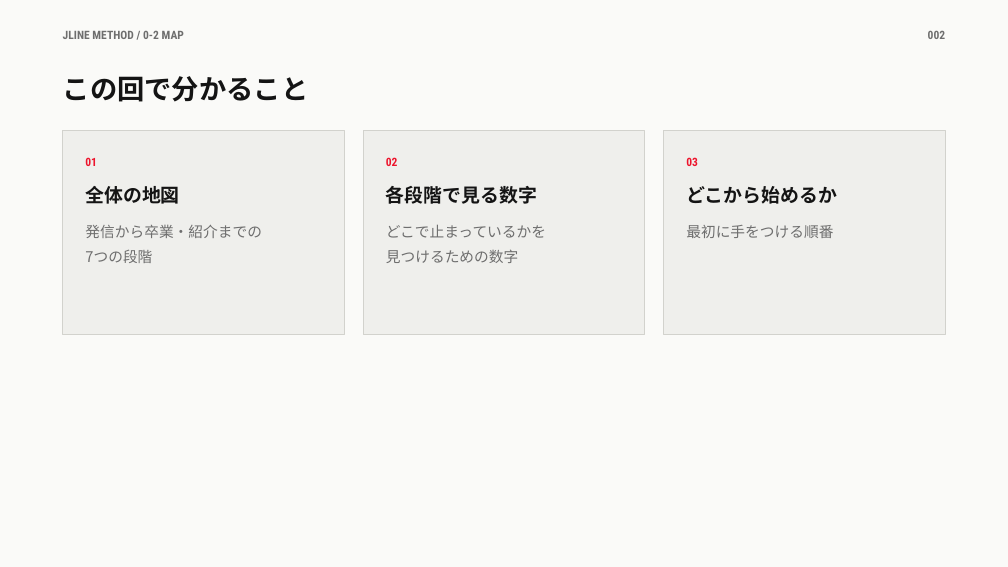
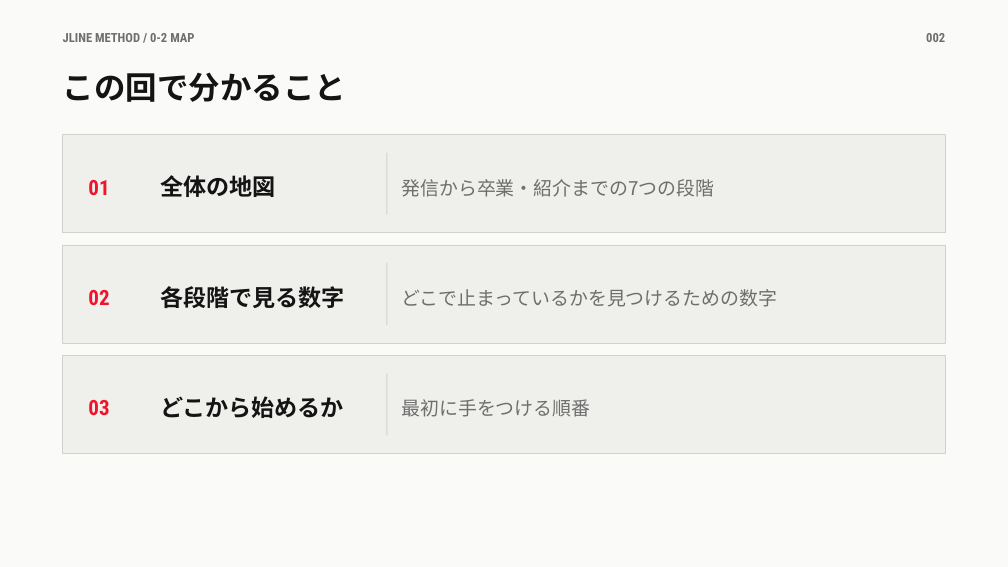
Before and after one commit to takafumisuzuki1117-sys/takafumi_suzuki, a slide deck: slide 2 of JLINEメソッド/教材/0章/0-2_全体の地図.pptx. Drawn at 1008x567 pixels with LibreOffice and Linux fonts; fonts in the diff are those of the drawing. Boxes give left, top, right and bottom in pixels: in the first picture for what was removed or moved away, otherwise in the second. Text is boxed around its words. In the diff, an @@ line names an element or a change of style, - is before the commit and + after.

```diff
--- a/JLINEメソッド/教材/0章/0-2_全体の地図.pptx
+++ b/JLINEメソッド/教材/0章/0-2_全体の地図.pptx
@@ text "JLINE METHOD / 0-2 MAP" at [63,33,194,42]: size 11 to 12 pt @@
@@ text "002" at [926,33,945,42]: size 11 to 12 pt @@
@@ text "この回で分かること" at [63,72,346,102]: size 26 to 30 pt; line spacing 1.25 to 1.2 @@
@@ rectangle: place and size @@
-rectangle at [63,131,344,335]
+rectangle at [63,135,945,233]
@@ text "01": place and size @@
-text "01" at [85,157,97,166]
+text "01" at [88,180,109,195]
@@ text "全体の地図": place and size @@
-text "全体の地図" at [85,186,180,204]
+text "全体の地図" at [160,175,275,197]
@@ text "発信から卒業・紹介までの7つの段階" at [401,179,714,197]: vertical alignment top to middle @@
@@ rectangle removed at [664,131,945,335] @@
@@ rectangle added at [386,153,387,215], fill #D2D2CD @@
@@ text at [401,179,714,197]: text changed; size 14 to 18 pt @@
-発信から卒業・紹介までの
-7つの段階
+発信から卒業・紹介までの7つの段階
@@ rectangle: place and size @@
-rectangle at [363,131,644,335]
+rectangle at [63,245,945,343]
@@ text "02": place and size @@
-text "02" at [386,157,398,166]
+text "02" at [88,290,109,305]
@@ text "各段階で見る数字": place and size @@
-text "各段階で見る数字" at [386,186,537,204]
+text "各段階で見る数字" at [160,286,344,308]
@@ rectangle added at [386,263,387,325], fill #D2D2CD @@
@@ text "どこで止まっているかを見つけるための数字" at [401,289,777,307]: vertical alignment top to middle @@
@@ text at [401,289,777,307]: text changed; size 14 to 18 pt @@
-どこで止まっているかを
-見つけるための数字
+どこで止まっているかを見つけるための数字
@@ rectangle added at [63,355,945,454], fill #EFEFEC, outline #D2D2CD 0.75 pt @@
@@ size 11 to 20 pt; vertical alignment top to middle in 3 elements at [88,180,109,195], [88,290,109,305], [88,400,109,415] @@
@@ text "03": place and size @@
-text "03" at [686,157,698,166]
+text "03" at [88,400,109,415]
@@ size 18 to 22 pt; vertical alignment top to middle in 3 elements at [160,175,275,197], [160,286,344,308], [160,396,344,418] @@
@@ text "どこから始めるか": place and size @@
-text "どこから始めるか" at [686,186,837,204]
+text "どこから始めるか" at [160,396,344,418]
@@ text "最初に手をつける順番": place and size @@
-text "最初に手をつける順番" at [686,225,833,238]
+text "最初に手をつける順番" at [401,399,590,417]
@@ text "最初に手をつける順番" at [401,399,590,417]: size 14 to 18 pt; line spacing 1.4 to 1.35; vertical alignment top to middle @@
@@ rectangle added at [386,374,387,436], fill #D2D2CD @@
```
Also in this commit, not shown: 9 other slides changed, 9 other files.
